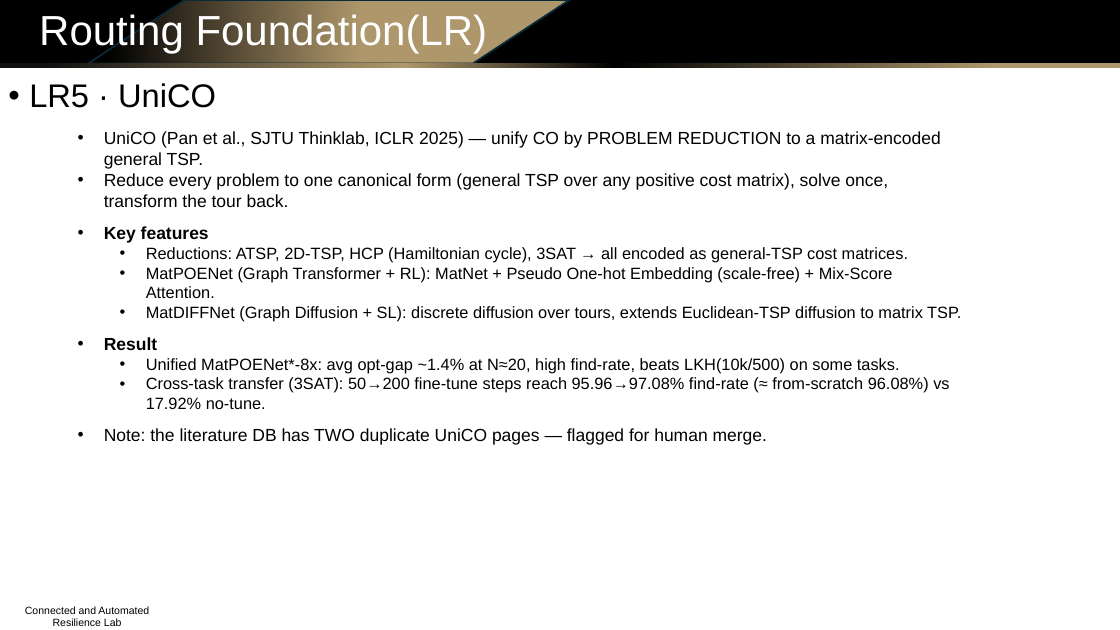
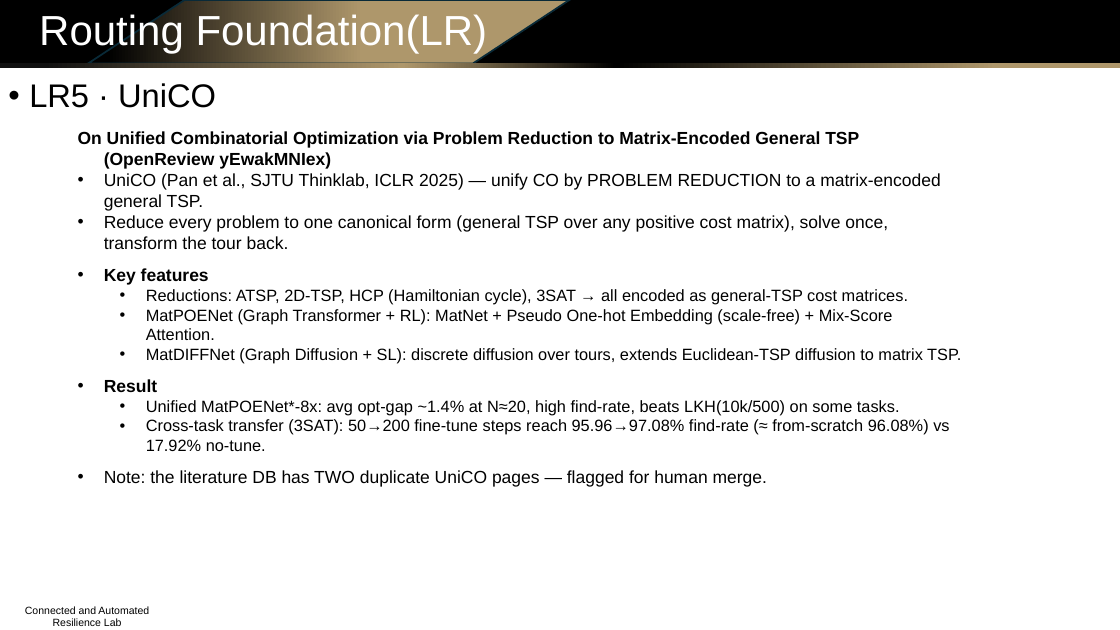
Before and after one commit to Dylan-Wyl10/RoboSense, a slide deck: slide 10 of experiments/20260714-op-fm-survey/op_fm_survey_slides.pptx. Drawn at 1120x630 pixels with LibreOffice and Linux fonts; fonts in the diff are those of the drawing; background and template pictures are left out. Boxes give left, top, right and bottom in pixels: in the first picture for what was removed or moved away, otherwise in the second. Text is boxed around its words. In the diff, an @@ line names an element or a change of style, - is before the commit and + after.

```diff
--- a/experiments/20260714-op-fm-survey/op_fm_survey_slides.pptx
+++ b/experiments/20260714-op-fm-survey/op_fm_survey_slides.pptx
@@ text at bbox=[78, 131, 859, 169]: paragraph added @@
+On Unified Combinatorial Optimization via Problem Reduction to Matrix-Encoded General TSP (OpenReview yEwakMNIex)
```
Also in this commit, not shown: 8 other slides changed, 2 other files.
